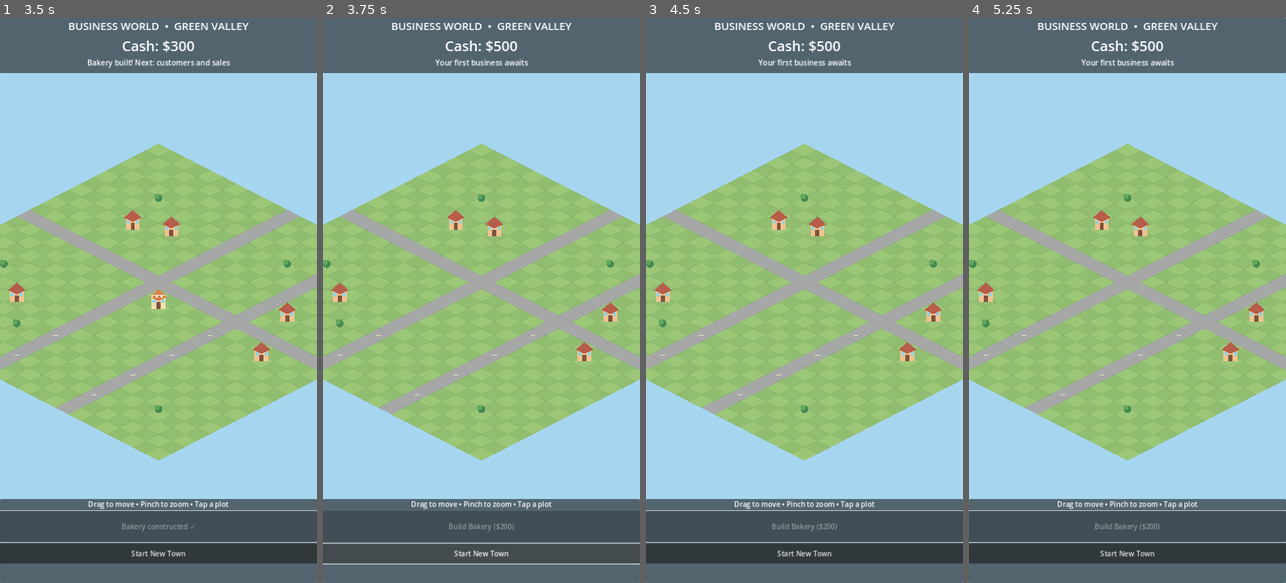
Above: before the commit, frames 1-4 (left to right).
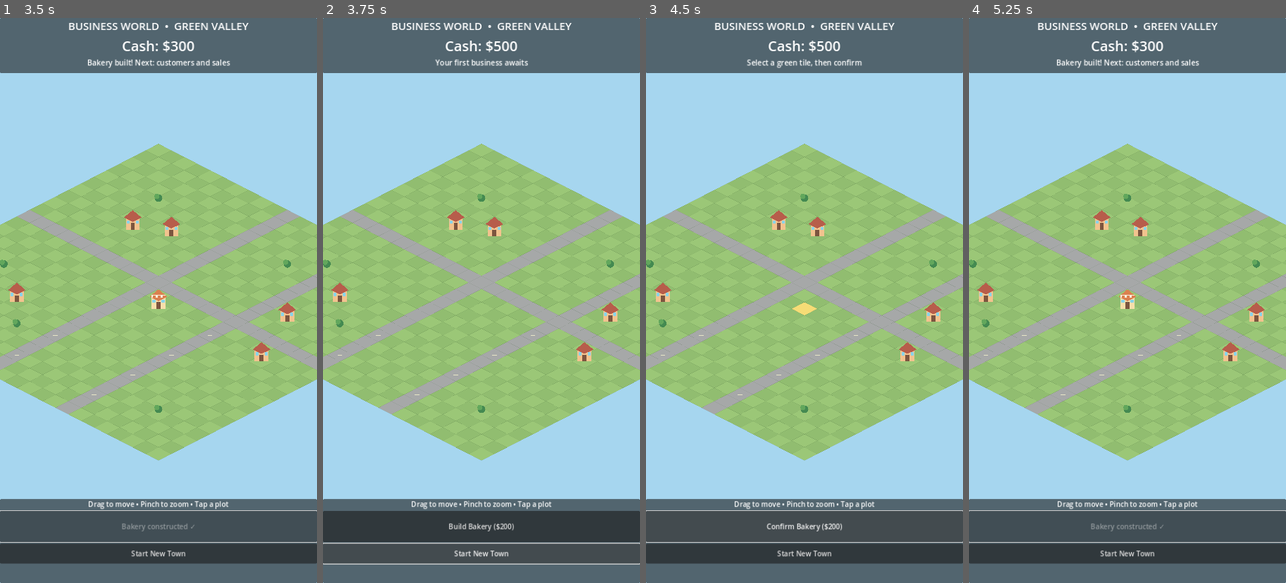
Above: after the commit, the same moments.

Repository: challaharshavardhan/BusinessWorld
Game: Godot game, scene res://main.tscn
Same seed, same stepped clock (60 frames per second), same inputs: the game is played once before the commit and once after it.
Inputs (mouse positions are in pixels of both pictures, inside the frame that each line leads up to):
- Up to frame 1 (3.5 s): click "Start New Town" at 0.5 s; click "Start New Town" at 1.25 s; click "Build Bakery ($200)" at 2 s; click "Confirm Bakery ($200)" at 2.75 s
- Up to frame 2 (3.75 s): click "Start New Town" at 3.5 s
- Up to frame 3 (4.5 s): click (804, 526) at 4.25 s, where only the run after the commit has a clickable "Build Bakery ($200)"
- Up to frame 4 (5.25 s): click (1127, 526) at 5 s, where only the run after the commit has a clickable "Confirm Bakery ($200)"

Frame 1 is identical in both runs. In frame 2, 5.4% of the frame differs, in the area x 0-100%, y 87-93%; in frame 3, 0.5%; in frame 4, 0.6%.

Commit message:
Fix build bakery button after starting a new town

Diff:
--- a/scripts/main.gd
+++ b/scripts/main.gd
@@ -138,6 +138,7 @@
 
 func _refresh_ui() -> void:
     money_label.text = "Cash: $%d" % cash
+    build_button.disabled = bakery_tile.x >= 0
     if bakery_tile.x >= 0:
         status_label.text = "Bakery built! Next: customers and sales"
         build_button.text = "Bakery constructed ✓"
